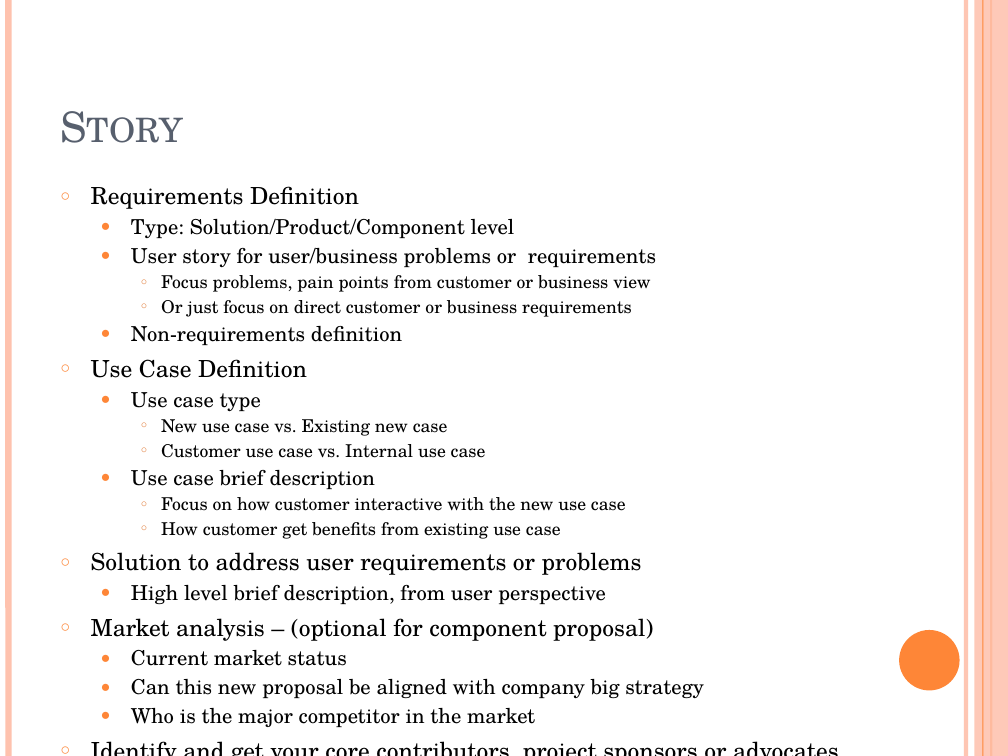
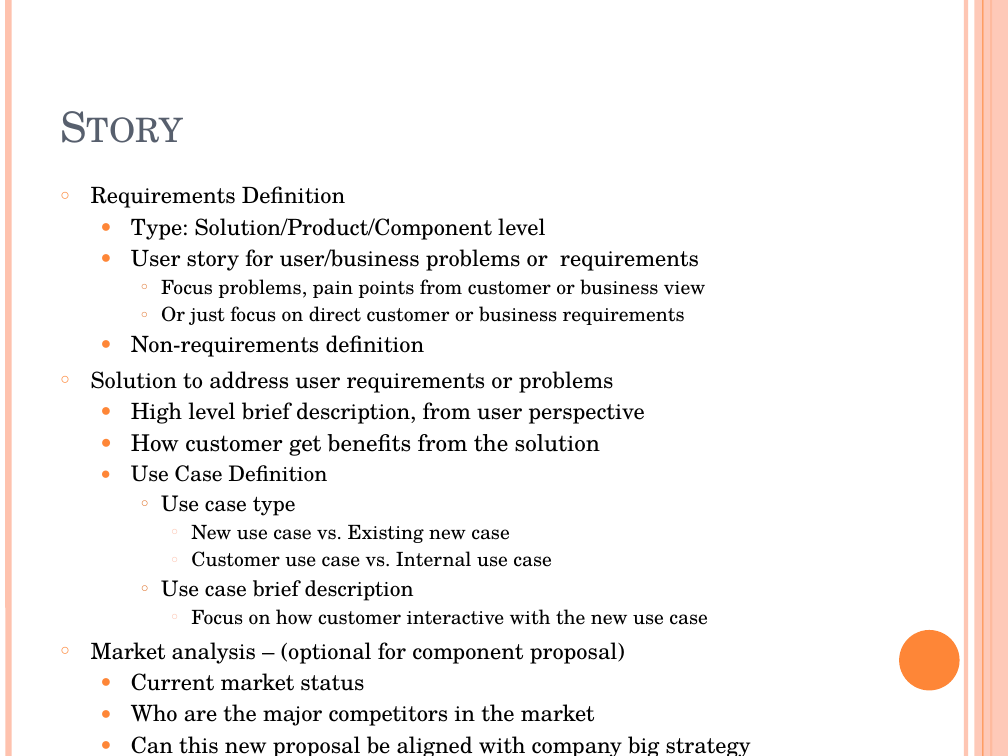
Before and after one commit to yangoliver/mydoc, a slide deck: slide 9 of slides/project_proposal_basic.pptx. Drawn at 1008x756 pixels with LibreOffice and Linux fonts; fonts in the diff are those of the drawing. Boxes give left, top, right and bottom in pixels: in the first picture for what was removed or moved away, otherwise in the second. Text is boxed around its words. In the diff, an @@ line names an element or a change of style, - is before the commit and + after.

Commit message:
Minor updates in story section per self-review

```diff
--- a/slides/project_proposal_basic.pptx
+++ b/slides/project_proposal_basic.pptx
@@ text at (91, 186, 751, 756): size 16.8 to 16 pt in "Requirements Definition", "Market analysis – (optional for component proposal)", "Identify and get your core contributors, project ..."; size 14.7 to 16 pt in "Type: Solution/Product/Component level", "User story for user/business problems or requirements", "Non-requirements definition", "Current market status" and 1 more places; size 12.6 to 14 pt in "Focus problems, pain points from customer or ...", "Or just focus on direct customer or ...", "New use case vs. Existing new case", "Customer use case vs. Internal use case" and 1 more places; size 16.8 to 15.2 pt in "Use Case Definition"; size 14.7 to 15.2 pt in "Use case type", "Use case brief description"; bullet ○ to ●; list level 1 to 2 in "Use Case Definition"; bullet ● to ○; list level 2 to 3 in "Use case type"; bullet colour #FE8637 to #E07631; list level 3 to 4 in "New use case vs. Existing ..."; bullet colour #E07631 to #FEC3AE; list level 3 to 4 in "Customer use case vs. Internal ..."; list level 2 to 3 in "Use case brief description"; list level 3 to 4 in "Focus on how customer interactive ..." @@
@@ text at (91, 371, 644, 456): paragraphs added @@
+○ Solution to address user requirements or problems
+  ● High level brief description, from user perspective
+  ● How customer get benefits from the solution
@@ text at (91, 522, 642, 605): paragraphs removed @@
-    ○ How customer get benefits from existing use case
-○ Solution to address user requirements or problems
-  ● High level brief description, from user perspective
@@ text at (131, 704, 595, 726): paragraph added @@
+  ● Who are the major competitors in the market
@@ text at (131, 708, 535, 727): paragraph removed @@
-  ● Who is the major competitor in the market
```
Also in this commit, not shown: 1 other file.
